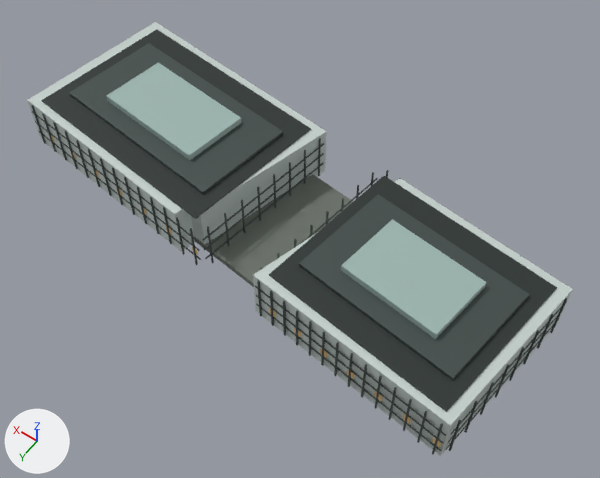
One commit to the Blender file landmarks/assets/coastal-city.blend: the scene before it, then after it.
Rendered twice from a 50 mm lens placed at (-128.0, 172.0, 279.0), pointed at (-4.0, -2.0, 5.0). Every picture has the same lights, and +X, +Y and +Z are marked at lower left. The older version comes first.

In view in the first picture: 'crown_box', 'crown_box.001', 'envelope', 'fins', 'floor_bands', 'podium_link', 'roof_deck' and 1 more.
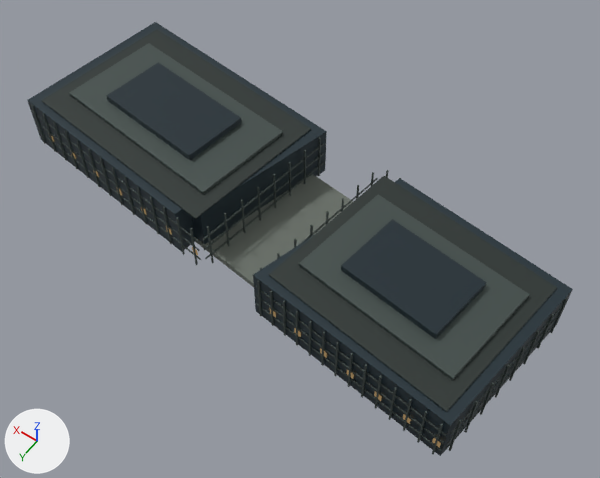
Boxes (x1, y1, x2, y2) around the edits, measured in the pictures (600 x 478 px):
'envelope', recoloured: (27, 22, 573, 456) in both
'crown_box.001', recoloured: (107, 63, 487, 339) in both

The edits, one by one:
Material 'glass' (mat_glass) changes colour from light grey #c5d0cc to dark blue #24343c; in linear values from (0.558, 0.631, 0.604) to (0.0176, 0.0343, 0.0452).
Material 'glass_alt' (mat_glass_alt) changes colour from grey #9eb6b0 to dark blue #1c2c34; in linear values from (0.342, 0.468, 0.434) to (0.0116, 0.0252, 0.0343).
